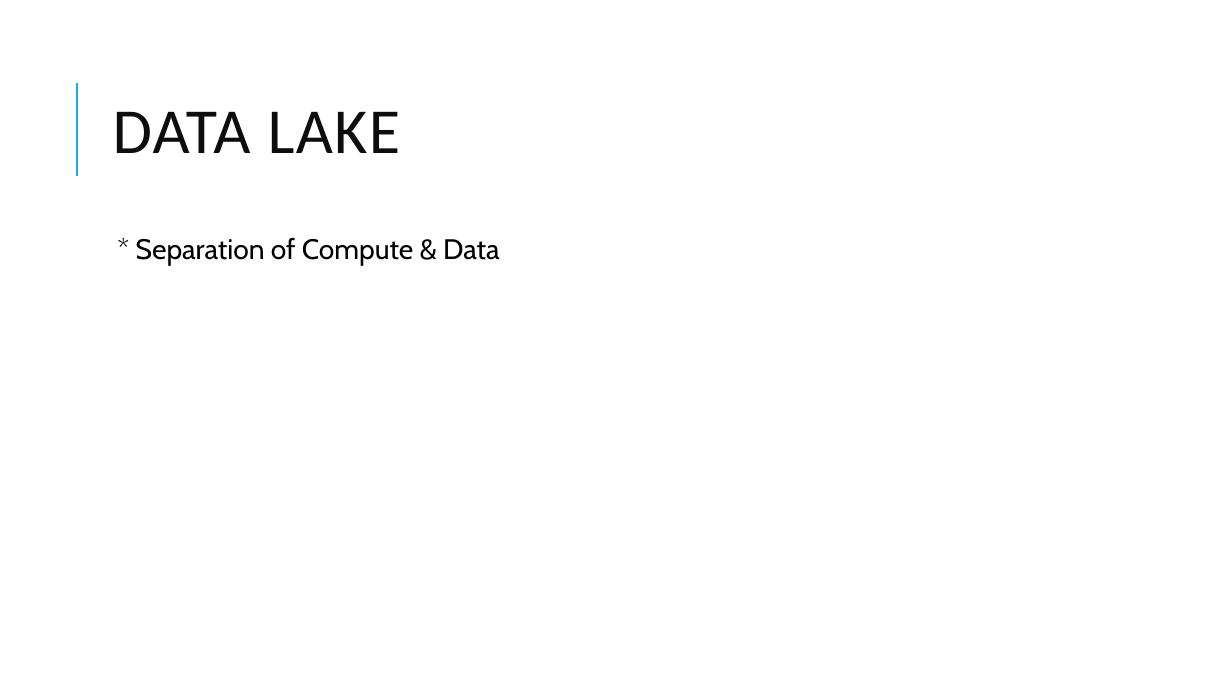
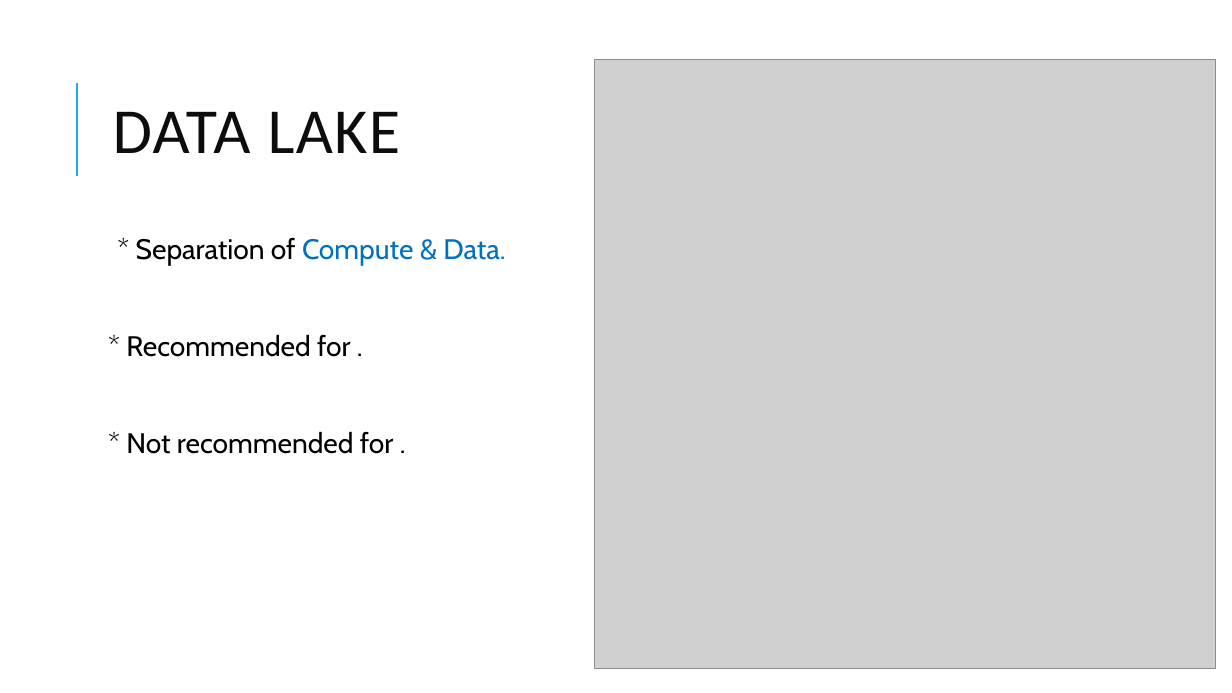
Before and after one commit to dinesarun/common, a slide deck: slide 9 of sessions/GAB 2021/Choosing right Data Service.pptx. Drawn at 1232x693 pixels with LibreOffice and Linux fonts; fonts in the diff are those of the drawing; grey boxes stand for pictures. Boxes give left, top, right and bottom in pixels: in the first picture for what was removed or moved away, otherwise in the second. Text is boxed around its words. In the diff, an @@ line names an element or a change of style, - is before the commit and + after.

```diff
--- a/sessions/GAB 2021/Choosing right Data Service.pptx
+++ b/sessions/GAB 2021/Choosing right Data Service.pptx
@@ picture added at <box>594,59,1215,668</box> @@
@@ text at <box>126,238,505,454</box>: text changed @@
-  * Separation of Compute & Data
+  * Separation of Compute & Data.
+* Recommended for .
+* Not recommended for .
```
Also in this commit, not shown: 15 other slides changed, 3 slides added, 2 slides removed.
